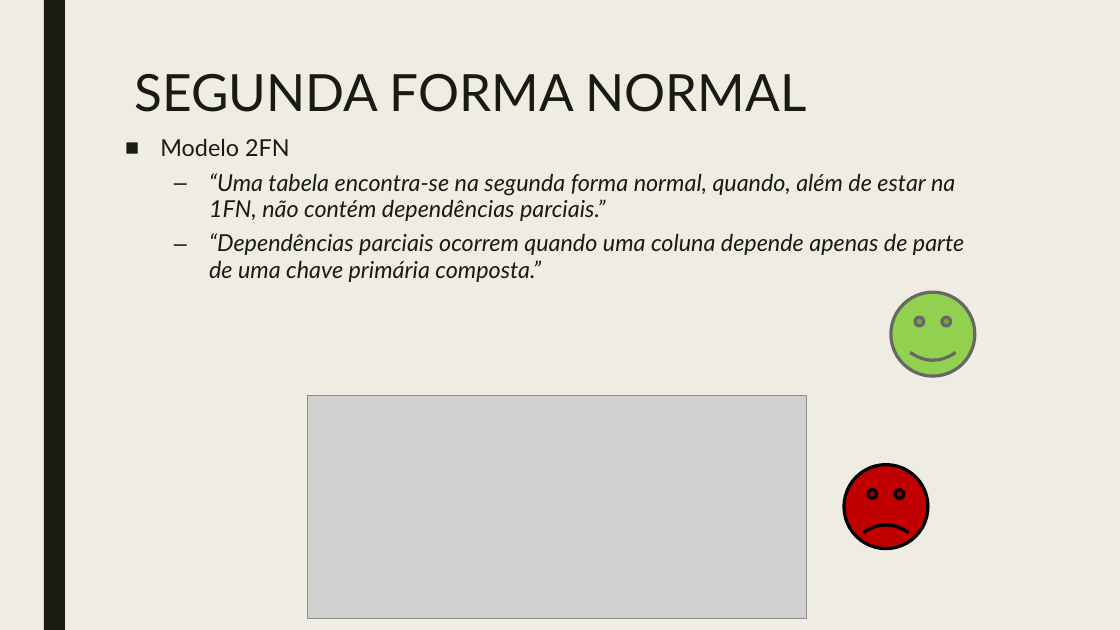
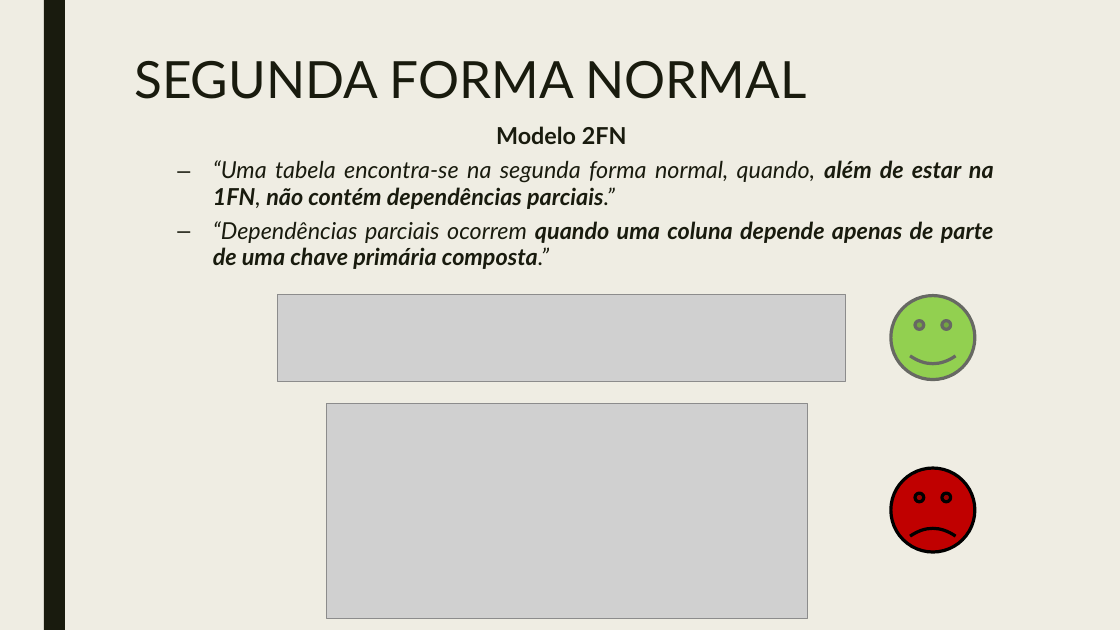
Before and after one commit to ggpereira/Fundamentos-de-BD, a slide deck: slide 7 of Apresentação/Trabalho prático fundamentos de banco de dados 2018.pptx. Drawn at 1120x630 pixels with LibreOffice and Linux fonts; fonts in the diff are those of the drawing; grey boxes stand for pictures. Boxes give left, top, right and bottom in pixels: in the first picture for what was removed or moved away, otherwise in the second. Text is boxed around its words. In the diff, an @@ line names an element or a change of style, - is before the commit and + after.

```diff
--- a/Apresentação/Trabalho prático fundamentos de banco de dados 2018.pptx
+++ b/Apresentação/Trabalho prático fundamentos de banco de dados 2018.pptx
@@ title "SEGUNDA FORMA NORMAL": place and size @@
-title "SEGUNDA FORMA NORMAL" at box(134, 74, 806, 112)
+title "SEGUNDA FORMA NORMAL" at box(134, 61, 806, 99)
@@ text "Modelo 2FN": place and size @@
-text "Modelo 2FN" at box(160, 138, 964, 282)
+text "Modelo 2FN" at box(213, 126, 994, 269)
@@ text "Modelo 2FN" at box(213, 126, 994, 269): bold on in "Modelo 2FN", "além de estar na 1FN, não contém ...", "quando uma coluna depende apenas de parte ..."; alignment left to centre; bullet ■ to none; alignment left to justified @@
@@ picture added at box(277, 294, 846, 381) @@
@@ smiley face: place and size @@
-smiley face at box(891, 292, 975, 376)
+smiley face at box(891, 296, 975, 380)
@@ picture: place and size @@
-picture at box(308, 395, 807, 618)
+picture at box(326, 403, 807, 618)
@@ smiley face: place and size @@
-smiley face at box(844, 465, 928, 549)
+smiley face at box(891, 468, 975, 552)
```
Also in this commit, not shown: 8 other slides changed, 3 slides added, 1 other file.
